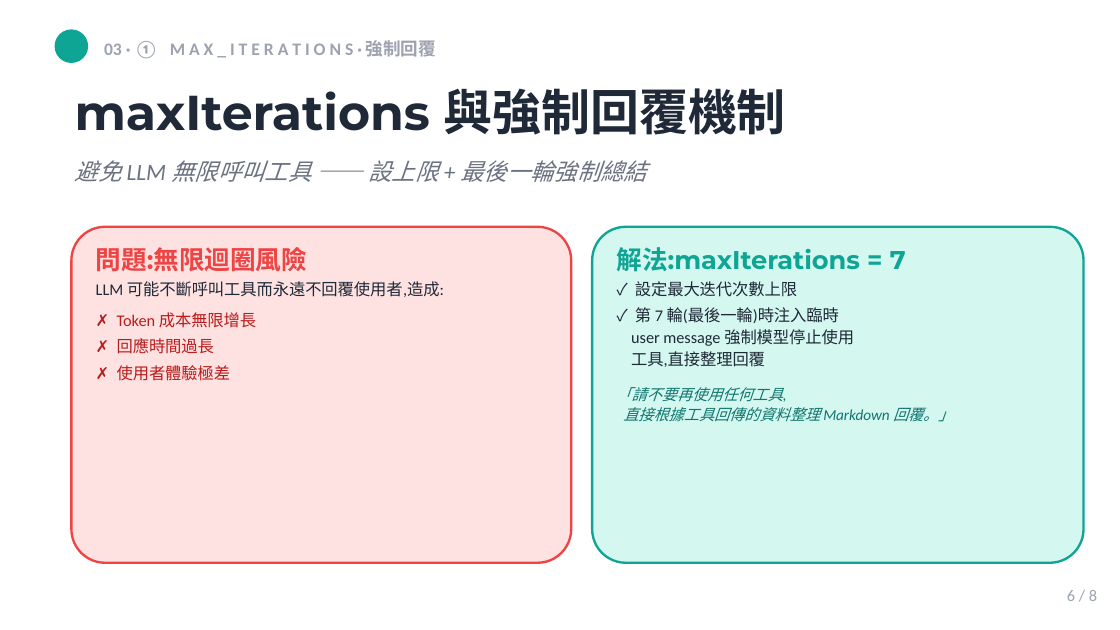
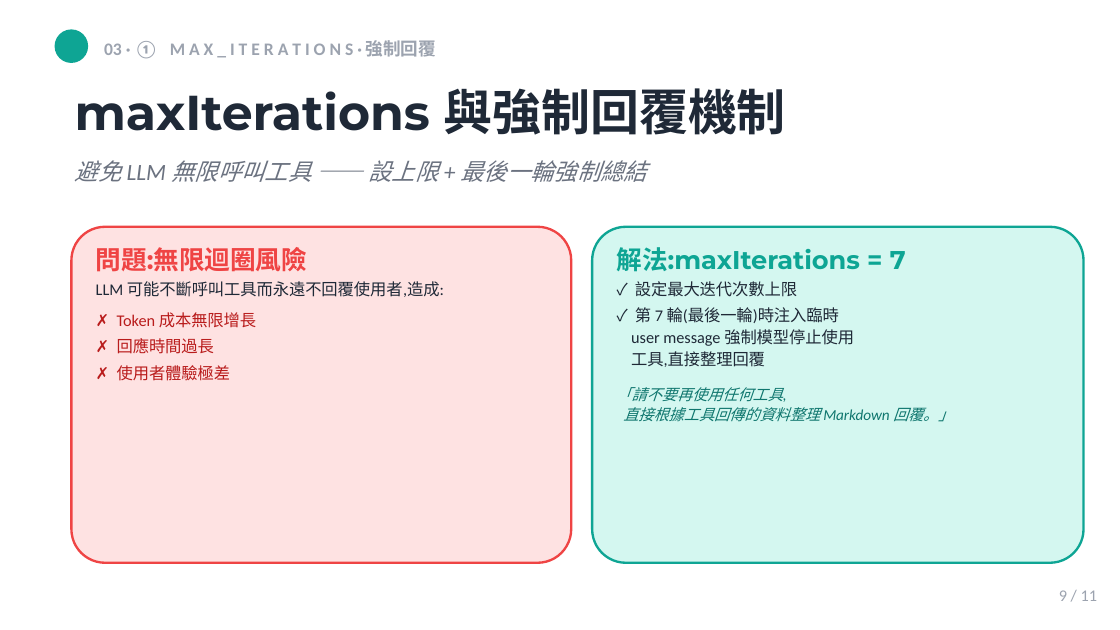
Before and after one commit to mjib007/nchu-mcp-workshop-2026, a slide deck: slide 9 of slides/03-agentic-tool-loop.pptx (slide 6 before the commit). Drawn at 1120x630 pixels with LibreOffice and Linux fonts; fonts in the diff are those of the drawing. Boxes give left, top, right and bottom in pixels: in the first picture for what was removed or moved away, otherwise in the second. Text is boxed around its words. In the diff, an @@ line names an element or a change of style, - is before the commit and + after.

```diff
--- a/slides/03-agentic-tool-loop.pptx
+++ b/slides/03-agentic-tool-loop.pptx
@@ text at <box>1059,590,1097,601</box>: text changed @@
-6 / 8
+9 / 11
```
Also in this commit, not shown: 5 other slides changed, 3 slides added, 1 other file.
